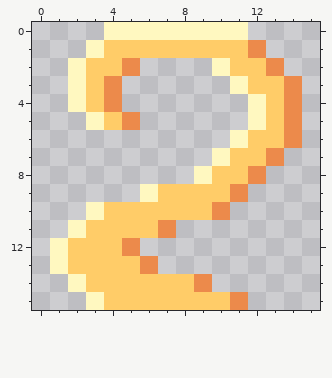
Two versions of one pixel-art sprite, sprites/sCheckpointIndicator/layers/a6063b2e-1faf-4224-bf81-b870f6983210/12beed71-83bb-4000-90f2-43d86b87cd74.png. That is the earlier state.
The file is 16x16 pixels.
Now the later version:
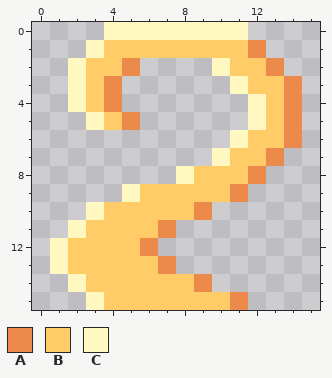
Palette (. is transparent): A #ec8a4b  B #ffcc68  C #fff8c0
Change:
y 8: x 8..9 .C -> CB
y 9: x 5..6 .C -> CB
y 10: x 9..10 BA -> A.
y 12: x 5..6 A. -> BA
y 13: x 6..7 A. -> BA
Pixel boxes of the changes (left, top, right, bottom) in both pictures:
changed: (122, 166, 230, 274)
